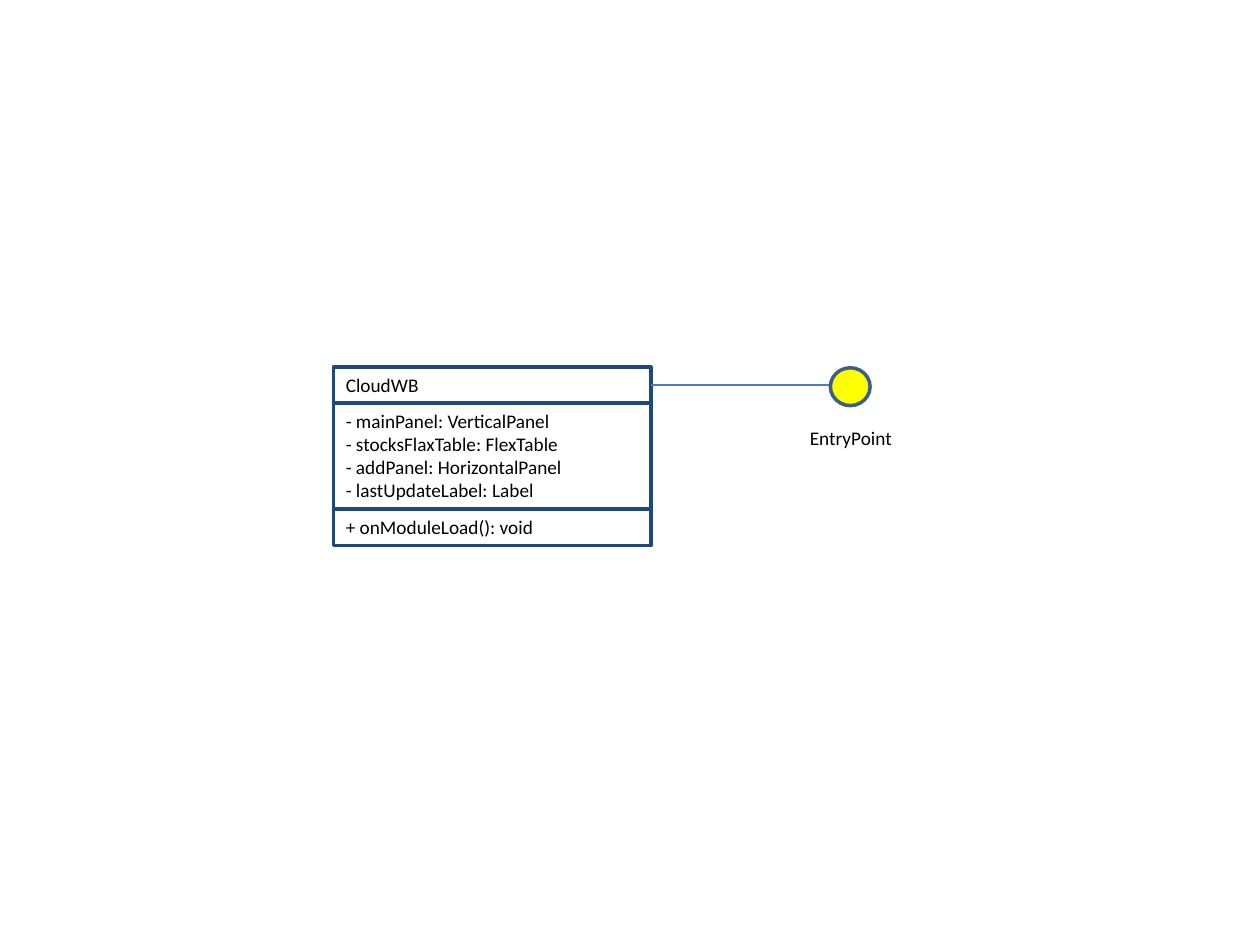
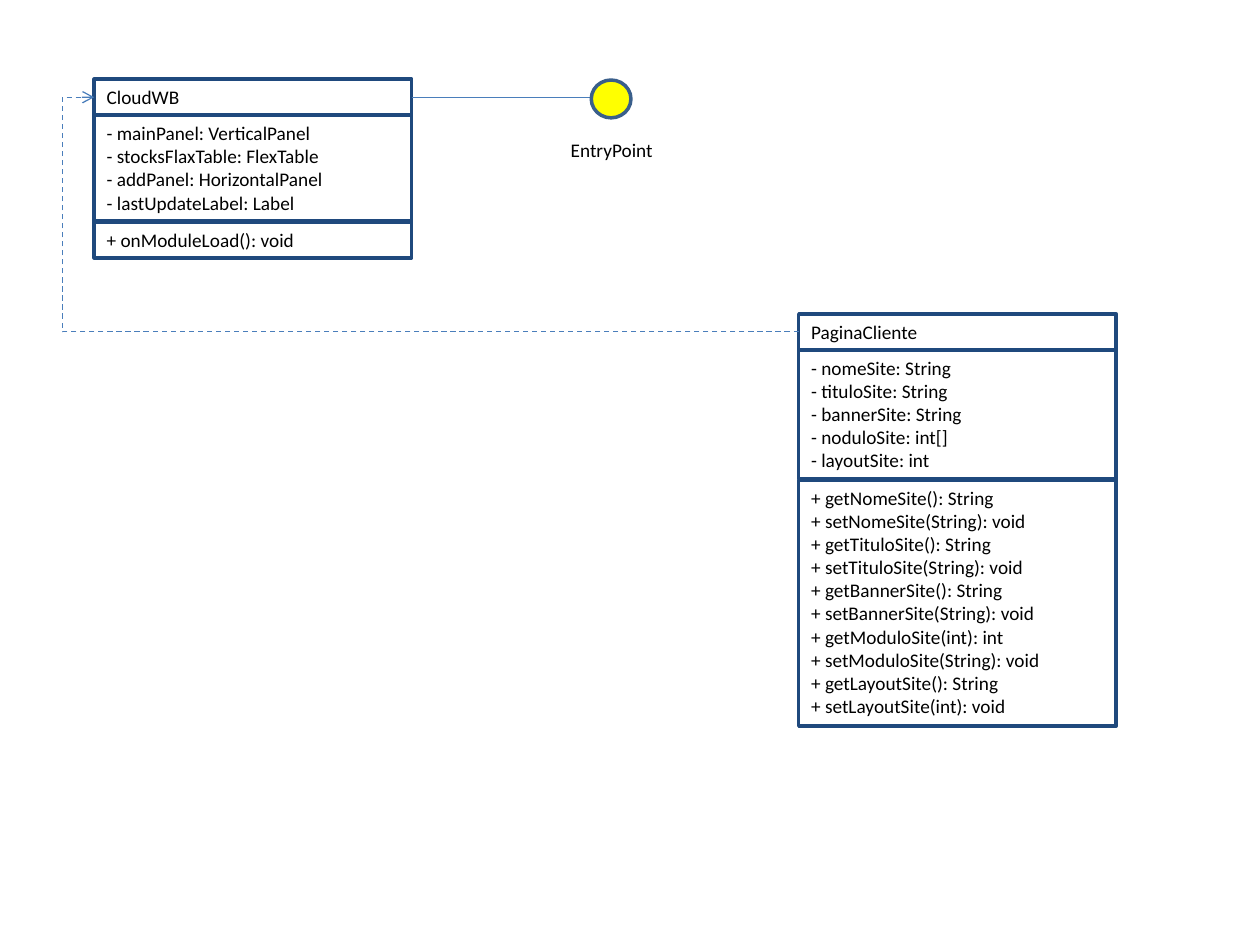
Before and after one commit to ms-uerj/cloudcw, a slide deck: slide 1 of Documentos/DiagramaClasses.pptx. Drawn at 1260x945 pixels with LibreOffice and Linux fonts; fonts in the diff are those of the drawing. Boxes give left, top, right and bottom in pixels: in the first picture for what was removed or moved away, otherwise in the second. Text is boxed around its words. In the diff, an @@ line names an element or a change of style, - is before the commit and + after.

Commit message:
Adição da classe PaginaCliente no diagrama de classes

```diff
--- a/Documentos/DiagramaClasses.pptx
+++ b/Documentos/DiagramaClasses.pptx
@@ 2 rectangles, 1 ellipse: place and size @@
-2 rectangles, 1 ellipse at [334, 368, 869, 546]
+2 rectangles, 1 ellipse at [94, 81, 630, 258]
@@ elbow arrow added from (799, 331) to (94, 97), #4B7EBC 0.75 pt dashed @@
@@ 1 rectangle, 1 text, 1 line: place and size @@
-1 rectangle, 1 text, 1 line at [334, 367, 892, 448]
+1 rectangle, 1 text, 1 line at [94, 79, 653, 160]
@@ rectangle added at [799, 314, 1116, 350], outline #1F497D 2 pt, 11 pt, text #000000 @@
+PaginaCliente
@@ rectangle added at [799, 350, 1116, 480], outline #1F497D 2 pt, 11 pt, text #000000 @@
+- nomeSite: String
+- tituloSite: String
+- bannerSite: String
+- noduloSite: int[]
+- layoutSite: int
@@ rectangle added at [799, 480, 1116, 726], outline #1F497D 2 pt, 11 pt, text #000000 @@
++ getNomeSite(): String
++ setNomeSite(String): void
++ getTituloSite(): String
++ setTituloSite(String): void
++ getBannerSite(): String
++ setBannerSite(String): void
++ getModuloSite(int): int
++ setModuloSite(String): void
++ getLayoutSite(): String
++ setLayoutSite(int): void
```
